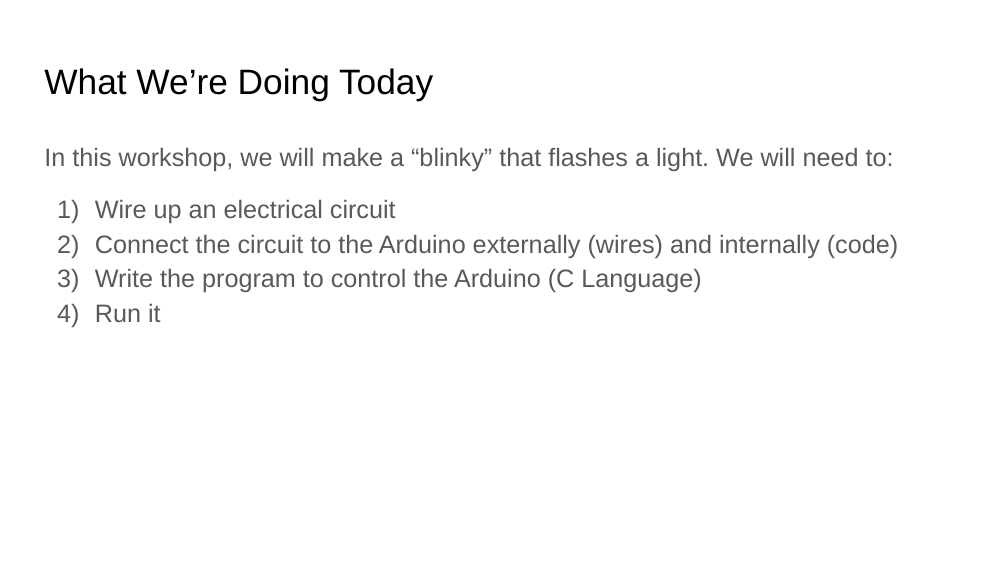
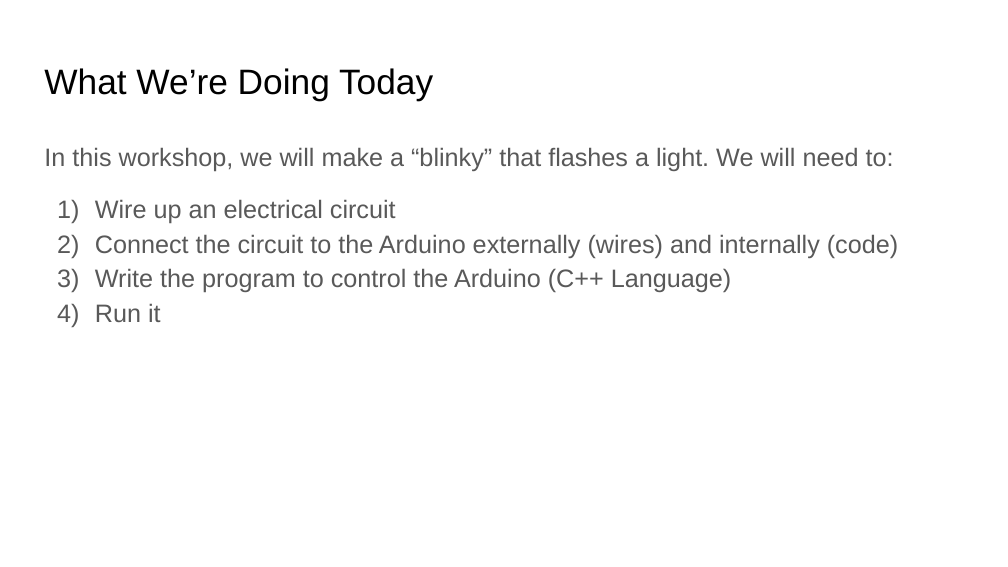
Before and after one commit to JaredWightman/Arduino-Blinky-Workshop, a slide deck: slide 4 of Arduino Blinky Workshop.pptx. Drawn at 1008x567 pixels with LibreOffice and Linux fonts; fonts in the diff are those of the drawing. Boxes give left, top, right and bottom in pixels: in the first picture for what was removed or moved away, otherwise in the second. Text is boxed around its words. In the diff, an @@ line names an element or a change of style, - is before the commit and + after.

Commit message:
Rewording
Changed wording of a phrase in powerpoint

```diff
--- a/Arduino Blinky Workshop.pptx
+++ b/Arduino Blinky Workshop.pptx
@@ text at (95, 268, 731, 292): text changed @@
-3) Write the program to control the Arduino (C Language)
+3) Write the program to control the Arduino (C++ Language)
```
